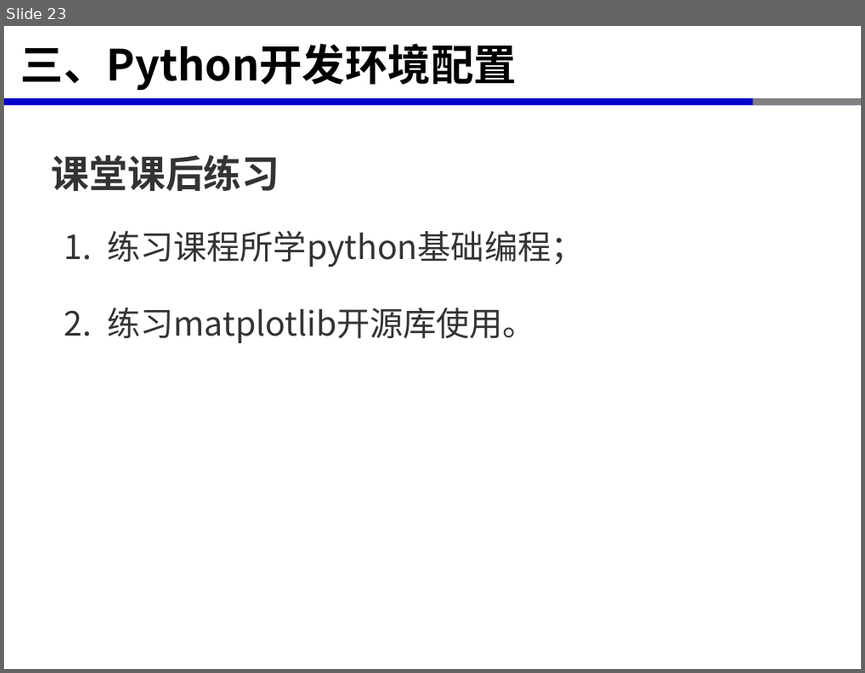
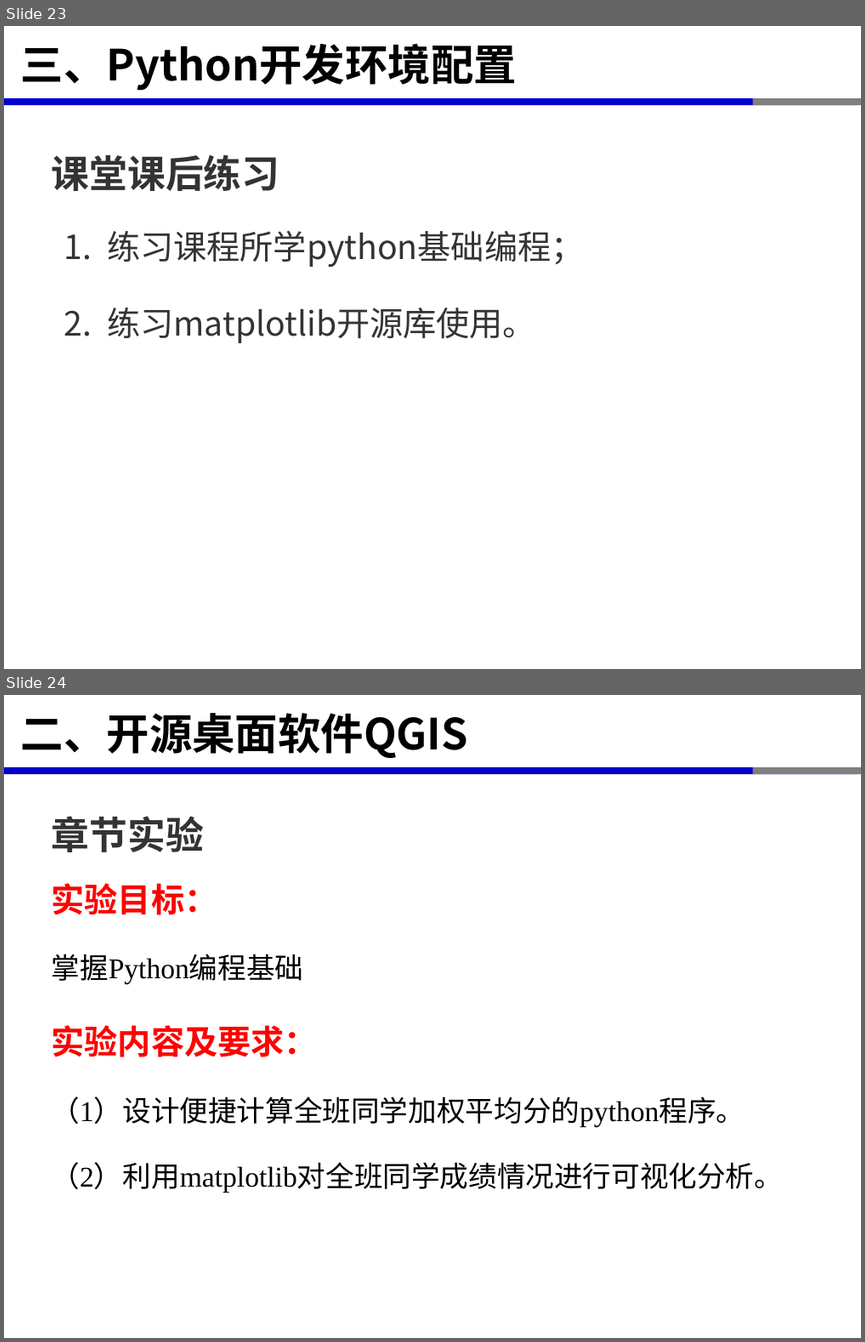
Before and after one commit to xinluo2018/open-source-gis-course, a slide deck: 第3章-开源GIS软件开发环境-6课时/第3章-2-开源GIS软件开发环境-Python编程基础-2学时.pptx. Shown one above the other, each under a label of ours: slide 23 before the commit, slides 23 and 24 after it. The pictures are 865x673 and 865x1342 pixels, drawn with LibreOffice and Linux fonts; fonts in the diff are those of the drawing. Boxes give left, top, right and bottom in pixels: in the first picture for what was removed or moved away, otherwise in the second. Text is boxed around its words. In the diff, an @@ line names an element or a change of style, - is before the commit and + after.

```diff
--- a/第3章-开源GIS软件开发环境-6课时/第3章-2-开源GIS软件开发环境-Python编程基础-2学时.pptx
+++ b/第3章-开源GIS软件开发环境-6课时/第3章-2-开源GIS软件开发环境-Python编程基础-2学时.pptx
@@ slide 24 added at (4, 695, 861, 1338), background #FFFFFF; not listed: 3 template elements that a slide beside it also shows @@
@@ title added at (21, 713, 468, 758), 36 pt, text #000000, bold @@
+二、开源桌面软件QGIS
@@ text added at (52, 816, 204, 852), 32 pt, text #333333, bold @@
+章节实验
@@ text added at (52, 883, 783, 1192), 24 pt, text #000000 @@
+实验目标：
+掌握Python编程基础
+实验内容及要求：
+（1）设计便捷计算全班同学加权平均分的python程序。
+（2）利用matplotlib对全班同学成绩情况进行可视化分析。
```
Also in this commit, not shown: 3 slides changed, 4 other files.
